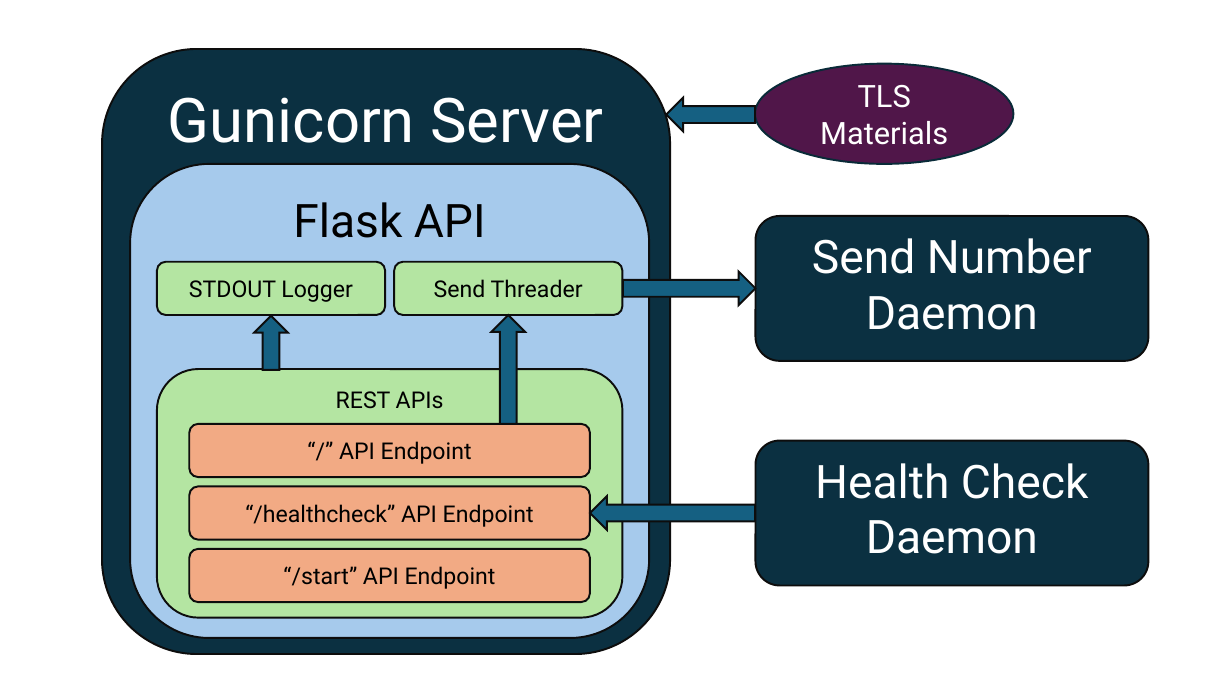
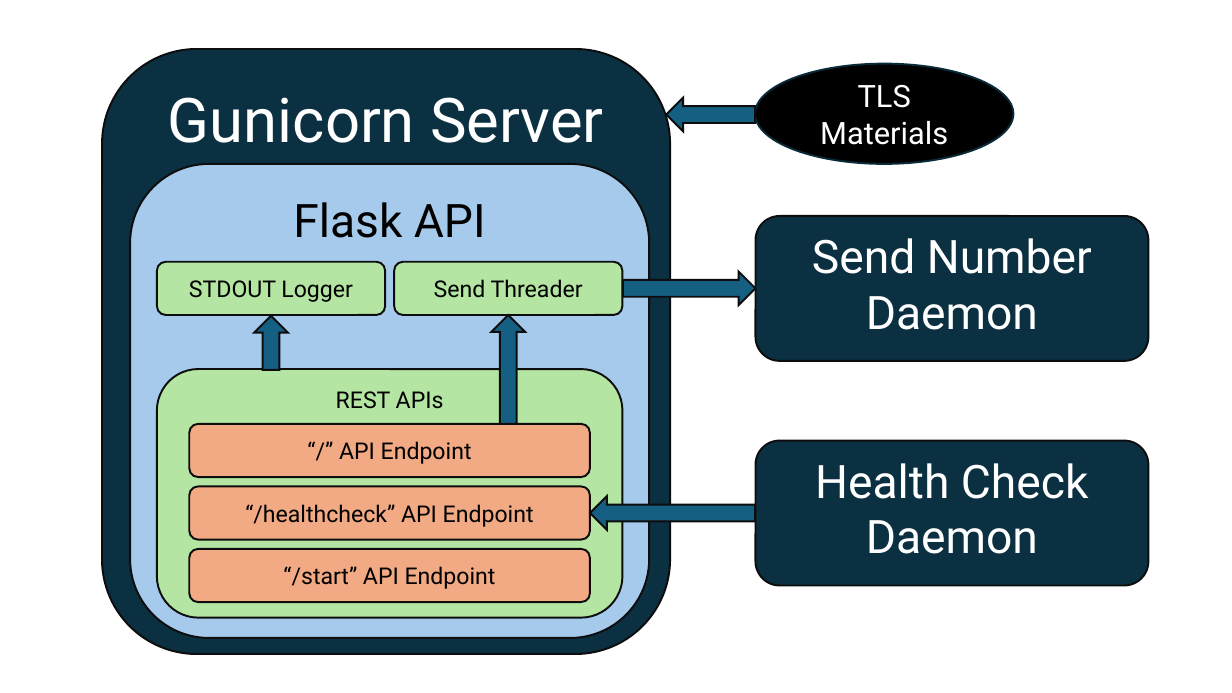
Before and after one commit to laoluadewoye/Run-Fibonacci, a slide deck: slide 2 of extra_materials/Run Fibonacci Graphs.pptx. Drawn at 1232x693 pixels with LibreOffice and Linux fonts; fonts in the diff are those of the drawing. Boxes give left, top, right and bottom in pixels: in the first picture for what was removed or moved away, otherwise in the second. Text is boxed around its words. In the diff, an @@ line names an element or a change of style, - is before the commit and + after.

```diff
--- a/extra_materials/Run Fibonacci Graphs.pptx
+++ b/extra_materials/Run Fibonacci Graphs.pptx
@@ ellipse "TLS Materials" at <box>755,64,1014,164</box>: fill #501649 to #000000 @@
```
Also in this commit, not shown: 1 slide added, 6 other files.
